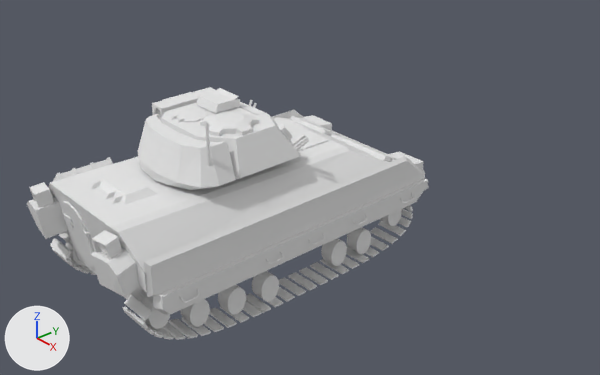
One commit to the Blender file src/LowPolyRiggedBradleyNoGun.blend: the scene before it, then after it.
Rendered twice from a 50 mm lens placed at (1.237, -1.163, 1.088), pointed at (-0.204, 0.102, 0.125). Lighting does not change. The marker at lower left points along +X, +Y and +Z.

The first picture shows 'Cylinder', 'Cylinder.002', 'Cylinder.003', 'Cylinder.004', 'Track.001', 'Track.002', 'body', 'turret'.
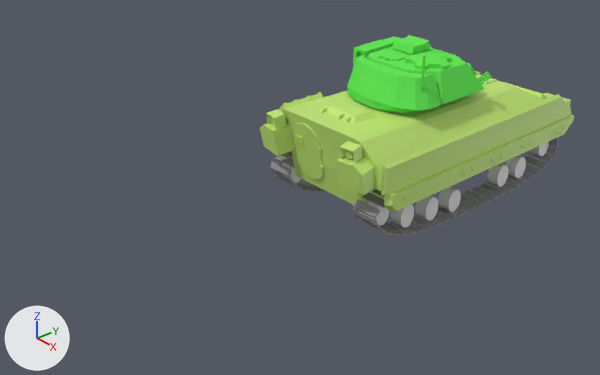
ob_bradleynogun is not drawn itself; it is the parent of ob_roleholder, ob_trackline_002, ob_trackline_001, ob_body, ob_turret.

Where the change shows, as pixel boxes [x1, y1, x2, y2] in the pictures (600 x 375 px):
'body', recoloured, moved (grey to green)
    before: [27, 110, 429, 314]
    after: [259, 71, 574, 212]
'turret', recoloured, moved
    before: [138, 87, 309, 190]
    after: [347, 35, 492, 114]
'Track.001', recoloured, reshaped (29% narrower, 26% shorter)
    before: [122, 205, 413, 340]
    after: [352, 137, 559, 236]
'Track.002', recoloured, reshaped
    before: [50, 231, 96, 275]
    after: [270, 151, 325, 192]
'Cylinder.003', moved
    before: [252, 271, 279, 302]
    after: [438, 186, 461, 212]
'Cylinder.004', moved
    before: [218, 285, 246, 315]
    after: [416, 196, 438, 220]
'Cylinder', moved
    before: [180, 299, 210, 327]
    after: [391, 204, 414, 228]
'Cylinder.002', moved
    before: [321, 238, 347, 266]
    after: [487, 163, 508, 187]
'Cylinder.001', moved
    before: [347, 227, 371, 254]
    after: [506, 155, 526, 178]
'Cylinder.006', moved
    before: [142, 298, 170, 329]
    after: [365, 201, 389, 226]
'Cylinder.005', moved
    before: [380, 209, 402, 226]
    after: [529, 142, 549, 156]
'Cylinder.020', moved
    before: [65, 242, 84, 265]
    after: [282, 156, 301, 183]
part 1 of me_body, recoloured
    before: [27, 115, 429, 302]
    after: [259, 71, 572, 204]
part 2 of me_body, recoloured (grey to green)
    before: [144, 110, 428, 314]
    after: [283, 94, 574, 212]

What the commit changed:
Material 'Track' (mat_track) is new.
Its base color is (0.319, 0.305, 0.315) (grey #999698).
Material 'TurretColor' (mat_turretcolor) is new.
Its base color is (0.134, 0.8, 0.1) (green #66e759).
Material 'BodyCammo' (mat_bodycammo) is new.
Its base color is (0.538, 0.8, 0.172) (green #c2e773).
me_body has 1157 vertices, 1042 faces and spans x -0.446..0.446, y -0.236..0.236, z -0.127..0.119.
me_body is used by ob_body; parent ob_bradleynogun; location (-0.175, -0.47, 0.195); rotation (0.0, 0.0, -1.571), in degrees (0, 0, -90).
me_body part 1: all 570 faces that had it switch from mat_tank1tank1_j (its picture is missing) to mat_bodycammo (green #c2e773).
me_body part 2: all 472 faces that had it switch from mat_tank1atank1 (white #e5e5e5) to mat_bodycammo (green #c2e773).
me_turret has 471 vertices, 665 faces and spans x -0.153..0.197, y -0.198..0.147, z 0.004..0.171.
me_turret no longer uses material mat_tank2tank1_j (white #e5e5e5).
me_turret now uses material mat_turretcolor (green #66e759).
me_cube_003 has 8 vertices, 6 faces and spans x -1.0..1.0, y -1.0..1.0, z -1.0..1.0.
me_cube_003 now uses material mat_track (grey #999698).
me_cube_002 has 8 vertices, 6 faces and spans x -1.0..1.0, y -1.0..1.0, z -1.0..1.0.
me_cube_002 now uses material mat_track (grey #999698).
Object 'BradleyNoGun' (ob_bradleynogun) moves from (-0.171, -0.112, 0.181) to (-0.171, 0.54, 0.181).
